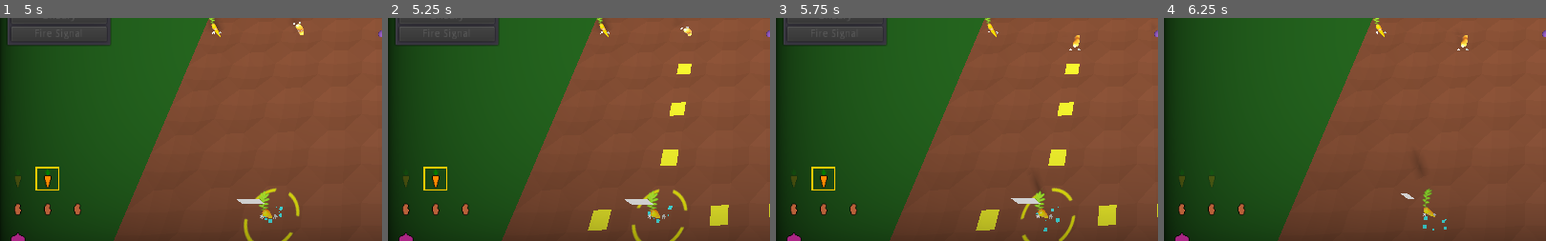
Above: before the commit, frames 1-4 (left to right).
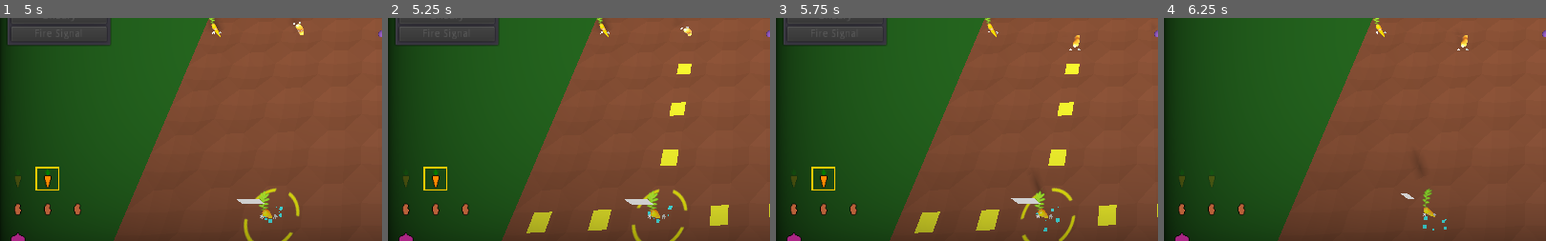
Above: after the commit, the same moments.

Repository: wingedadventurer/gwj-xii
Game: Godot game, scene res://scenes/levels/level_test.tscn
The game is run twice, just before and just after one commit, with the same random seed, the same clock (stepped at 60 frames per second) and the same inputs.
Inputs (mouse positions are % of the whole screen's width and height, from its top left):
- Up to frame 1 (5 s): click "Next Turn" at 0.5 s; click "Next Turn" at 1.25 s; click "Fire Signal" at 2 s; click (2, 83) at 2.77 s; click "Unbury" at 3.5 s; click (6, 83) at 4.27 s
- Up to frame 2 (5.25 s): click "Move" at 5 s
- Up to frame 3 (5.75 s): no input
- Up to frame 4 (6.25 s): click "Bury" at 5.75 s
The pictures show only the part of the screen within x 0-50%, y 47-97%; the shares and areas given below are measured in that part.

Frame 1 is identical in both runs. In frame 2, 0.4% of the frame differs, in the area x 36-43%, y 86-97%; in frame 3, 0.4%; in frame 4, nothing differs.

Commit message:
Improve signal sfx

Diff:
--- a/godot-project/scenes/levels/level_test.tscn
+++ b/godot-project/scenes/levels/level_test.tscn
@@ -11,7 +11,7 @@
 [node name="level" index="0" instance=ExtResource( 1 )]
 
 [node name="collision_polygon" parent="playable_area" index="0"]
-polygon = PoolVector2Array( -3.44898, -1.43682, 1.44412, -1.43818, 1.39856, 4.39782, -3.46477, 4.42825 )
+polygon = PoolVector2Array( -4.41949, -2.44929, 1.3917, -2.40288, 1.39856, 4.39782, -4.44466, 4.42229 )
 
 [node name="tiles" parent="." index="2"]
 editor/display_folded = true
@@ -141,6 +141,9 @@
 [node name="tile_dirt_18" parent="tiles" index="41" instance=ExtResource( 2 )]
 transform = Transform( 1, 0, 0, 0, 1, 0, 0, 0, 1, -3, 0, 3 )
 
+[node name="units" parent="." index="3"]
+editor/display_folded = true
+
 [node name="unit_carrot" parent="units" index="0" instance=ExtResource( 3 )]
 transform = Transform( 1, 0, 0, 0, 1, 0, 0, 0, 1, -4, 0, 0 )
 
--- a/godot-project/scenes/signal_start.tscn
+++ b/godot-project/scenes/signal_start.tscn
@@ -3,7 +3,7 @@
 [ext_resource path="res://scripts/signal_start.gd" type="Script" id=1]
 [ext_resource path="res://scenes/signal_launcher.tscn" type="PackedScene" id=2]
 [ext_resource path="res://models/model_thunder.tscn" type="PackedScene" id=3]
-[ext_resource path="res://audio/sfx/signal/start_signal.wav" type="AudioStream" id=4]
+[ext_resource path="res://audio/sfx/signal/laser.wav" type="AudioStream" id=4]
 
 [sub_resource type="SpatialMaterial" id=1]
 albedo_color = Color( 0.121569, 0.827451, 0.976471, 1 )
@@ -18,6 +18,7 @@
 emission_shape = 2
 emission_box_extents = Vector3( 0.2, 0.01, 0.2 )
 gravity = Vector3( 0, 0.1, 0 )
+angular_velocity = 0.0
 scale_curve = SubResource( 3 )
 
 [sub_resource type="CubeMesh" id=5]
@@ -44,4 +45,5 @@
 
 [node name="sfx_start_signal" type="AudioStreamPlayer3D" parent="."]
 stream = ExtResource( 4 )
-unit_size = 5.0
+unit_size = 10.0
+bus = "SFX"
--- a/godot-project/scenes/unit.tscn
+++ b/godot-project/scenes/unit.tscn
@@ -77,7 +77,7 @@
 [node name="sfx_signal_bounce" type="AudioStreamPlayer3D" parent="."]
 visible = false
 stream = ExtResource( 8 )
-unit_size = 3.0
+unit_size = 6.0
 bus = "SFX"
 
 [node name="move_positions" type="Spatial" parent="."]
Not shown, added: godot-project/audio/sfx/signal/laser.wav.import
Not shown, added: godot-project/audio/sfx/signal/laser.wav
Not shown, changed: godot-project/audio/sfx/signal/signal_bounce.wav
